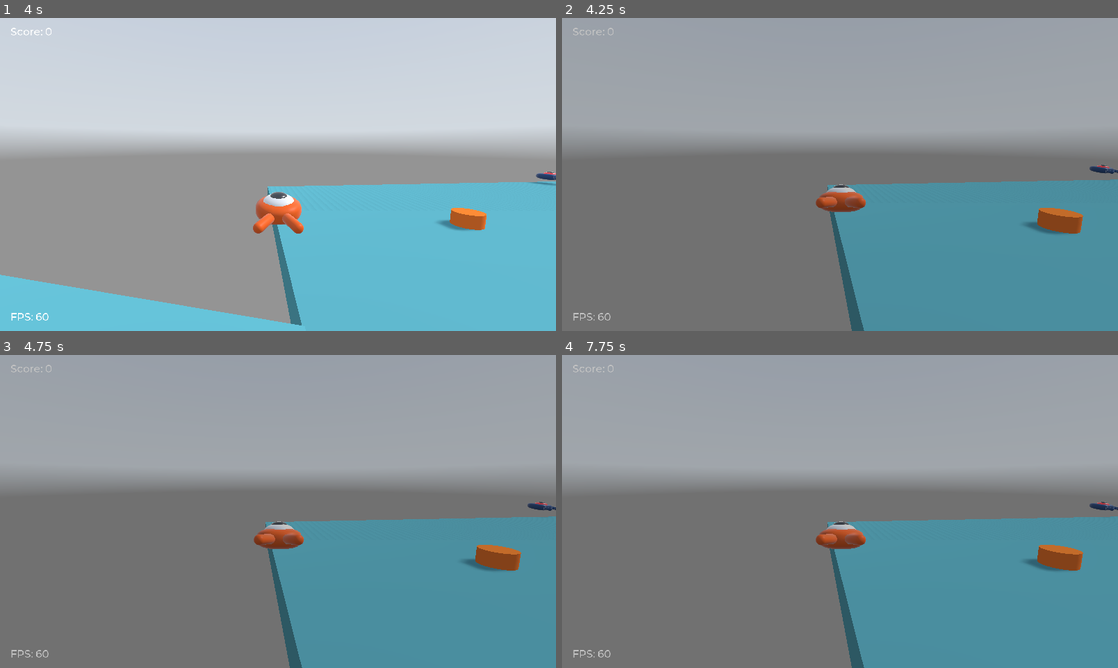
Above: before the commit, frames 1-4 (two rows, left to right).
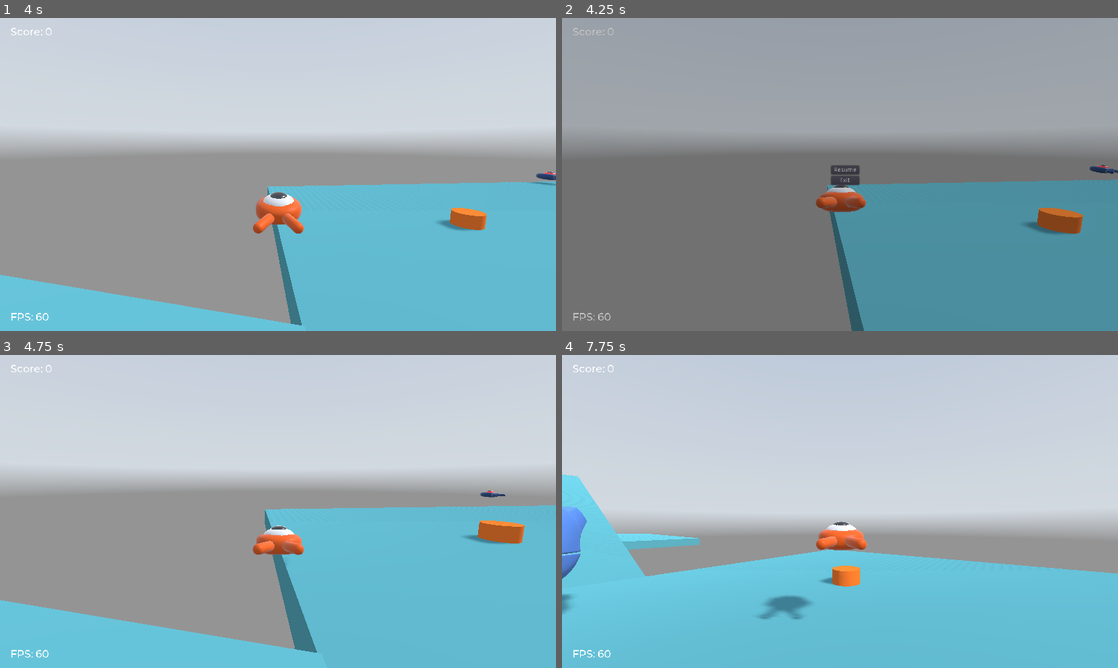
Above: after the commit, the same moments.

Repository: telmotrooper/squash-the-creeps
Game: Godot game, scene res://Main.tscn
Two runs of this game, one before a commit and one after it. Both use one fixed random seed, a clock stepped at 60 frames per second and the inputs below. A sky picture missing from this copy of the repository is replaced by a grey-blue gradient.
Inputs (mouse positions are in pixels of both pictures, inside the frame that each line leads up to):
- Up to frame 1 (4 s): tap Enter (ui_accept) at 0.5 s; move the mouse to (305, 174) at 0.52 s; hold Up (move_forward) from 0.53 s (still down); tap Space (jump) at 0.77, 1.52, 3.02, 3.77 s; move the mouse to (250, 174) at 1.27 s; move the mouse to (289, 168) at 2.02 s; move the mouse to (272, 180) at 2.77 s; move the mouse to (316, 177) at 3.52 s
- Up to frame 2 (4.25 s): keep holding Up (move_forward); tap Escape (pause) at 4.15 s
- Up to frame 3 (4.75 s): release Up (move_forward) at 4.25 s; click (283, 508) at 4.25 s, where only the run after the commit has a clickable "Resume"
- Up to frame 4 (7.75 s): move the mouse to (795, 508) at 5.02 s; hold Up (move_forward) 5.03-6.53 s; tap Space (jump) at 5.27, 6.77, 7.52 s; move the mouse to (845, 511) at 5.77 s; tap Enter (ui_accept) at 6.5 s; move the mouse to (817, 505) at 6.52 s; hold Right (move_right) 6.53-7.28 s; move the mouse to (867, 511) at 7.27 s; hold Up (move_forward) from 7.28 s (still down)

Frame 1 is identical in both runs. In frame 2, 0.3% of the frame differs, in the area x 48-54%, y 47-54%; in frame 3, 100%; in frame 4, 100%, in the area x 0-100%, y 0-100%.

Commit message:
Added basic menu on pause

Diff:
--- a/my-3d-squash-the-creeps/Hotkeys.gd
+++ b/my-3d-squash-the-creeps/Hotkeys.gd
@@ -4,9 +4,6 @@
   if Input.is_action_just_pressed("ui_toggle_fullscreen"):
     OS.window_fullscreen = !OS.window_fullscreen
 
-  if Input.is_action_just_released("ui_close_game"):
-    get_tree().quit()
-
   if Input.is_action_just_pressed("ui_fast_forward"):
     Engine.time_scale = 2.25
   elif Input.is_action_just_released("ui_fast_forward"):
--- a/my-3d-squash-the-creeps/Main.tscn
+++ b/my-3d-squash-the-creeps/Main.tscn
@@ -213,7 +213,36 @@
 anchor_right = 1.0
 anchor_bottom = 1.0
 color = Color( 0, 0, 0, 0.235294 )
+__meta__ = {
+"_edit_use_anchors_": false
+}
+
+[node name="HBoxContainer" type="VBoxContainer" parent="Pause"]
+anchor_left = 0.5
+anchor_top = 0.5
+anchor_right = 0.5
+anchor_bottom = 0.5
+margin_left = -20.0
+margin_top = -20.0
+margin_right = 20.0
+margin_bottom = 20.0
+__meta__ = {
+"_edit_use_anchors_": false
+}
+
+[node name="ResumeButton" type="Button" parent="Pause/HBoxContainer"]
+margin_right = 64.0
+margin_bottom = 20.0
+text = "Resume"
+
+[node name="ExitButton" type="Button" parent="Pause/HBoxContainer"]
+margin_top = 24.0
+margin_right = 64.0
+margin_bottom = 44.0
+text = "Exit"
 
 [connection signal="hit" from="Player" to="." method="_on_Player_hit"]
 [connection signal="timeout" from="MobTimer" to="." method="_on_MobTimer_timeout"]
 [connection signal="body_entered" from="Boundary" to="Boundary" method="_on_Boundary_body_entered"]
+[connection signal="pressed" from="Pause/HBoxContainer/ResumeButton" to="Pause" method="_on_ResumeButton_pressed"]
+[connection signal="pressed" from="Pause/HBoxContainer/ExitButton" to="Pause" method="_on_ExitButton_pressed"]
--- a/my-3d-squash-the-creeps/Pause.gd
+++ b/my-3d-squash-the-creeps/Pause.gd
@@ -1,6 +1,20 @@
 extends Control
+
+func pause():
+  get_tree().paused = not get_tree().paused
+  visible = get_tree().paused
+  if visible:
+    Input.set_mouse_mode(Input.MOUSE_MODE_VISIBLE)
+  else:
+    Input.set_mouse_mode(Input.MOUSE_MODE_CAPTURED)
 
 func _input(event):
   if event.is_action_pressed("pause"):
-    get_tree().paused = not get_tree().paused
-    visible = get_tree().paused
+    pause()
+
+func _on_ResumeButton_pressed():
+  pause()
+
+
+func _on_ExitButton_pressed():
+  get_tree().quit()
--- a/my-3d-squash-the-creeps/project.godot
+++ b/my-3d-squash-the-creeps/project.godot
@@ -78,11 +78,6 @@
 "events": [ Object(InputEventKey,"resource_local_to_scene":false,"resource_name":"","device":0,"alt":false,"shift":false,"control":false,"meta":false,"command":false,"pressed":false,"scancode":16777218,"unicode":0,"echo":false,"script":null)
  ]
 }
-ui_close_game={
-"deadzone": 0.5,
-"events": [ Object(InputEventKey,"resource_local_to_scene":false,"resource_name":"","device":0,"alt":false,"shift":false,"control":false,"meta":false,"command":false,"pressed":false,"scancode":16777244,"unicode":0,"echo":false,"script":null)
- ]
-}
 ui_sprint={
 "deadzone": 0.5,
 "events": [ Object(InputEventKey,"resource_local_to_scene":false,"resource_name":"","device":0,"alt":false,"shift":false,"control":false,"meta":false,"command":false,"pressed":false,"scancode":16777237,"unicode":0,"echo":false,"script":null)
